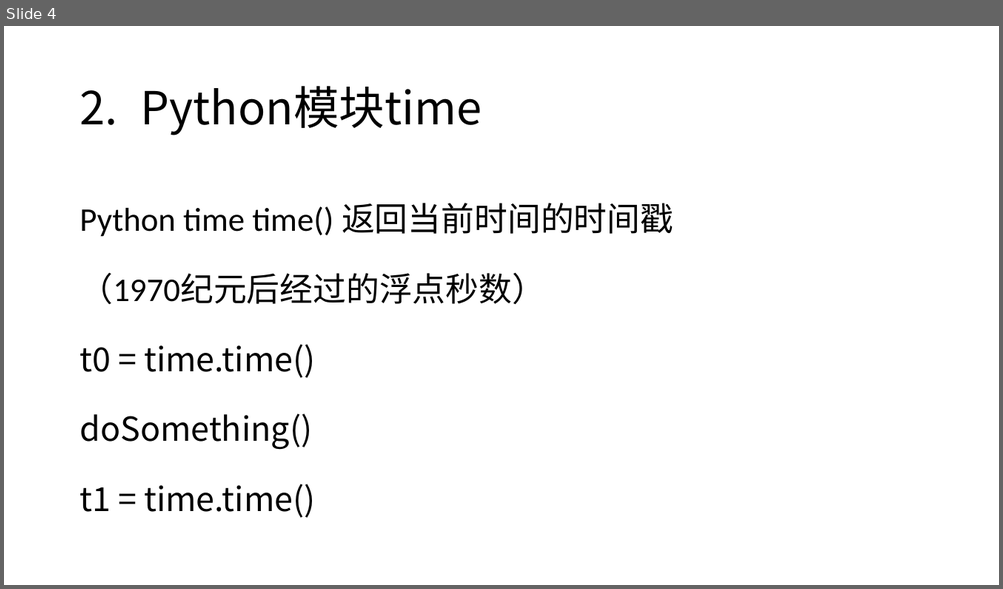
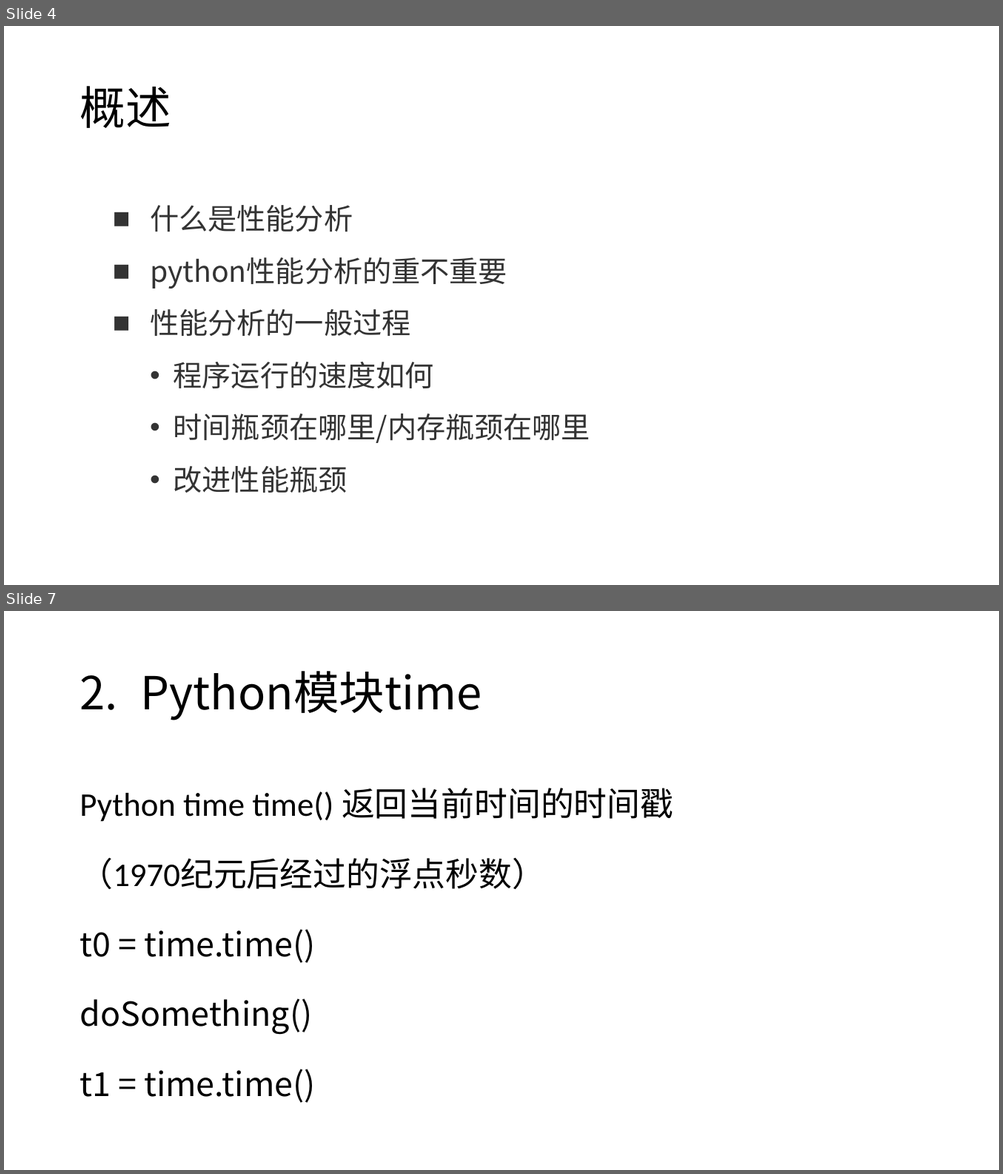
Before and after one commit to gaojiahua/python_PERF_OPT, a slide deck: Python性能分析.pptx. Shown one above the other, each under a label of ours: slide 4 before the commit, slides 4 and 7 after it; the slides between them are not shown. The pictures are 1003x589 and 1003x1174 pixels, drawn with LibreOffice and Linux fonts; fonts in the diff are those of the drawing. Boxes give left, top, right and bottom in pixels: in the first picture for what was removed or moved away, otherwise in the second. Text is boxed around its words. In the diff, an @@ line names an element or a change of style, - is before the commit and + after.

```diff
--- a/Python性能分析.pptx
+++ b/Python性能分析.pptx
@@ slide 4 added at [4,26,999,585], background #FFFFFF @@
@@ title added at [79,86,170,128], 44 pt, text #000000 @@
+概述
@@ text added at [150,205,590,493], 28 pt, text #333333 @@
+■ 什么是性能分析
+■ python性能分析的重不重要
+■ 性能分析的一般过程
+  • 程序运行的速度如何
+  • 时间瓶颈在哪里/内存瓶颈在哪里
+  • 改进性能瓶颈
@@ what was slide 4 is now slide 7 @@
```
Also in this commit, not shown: 4 slides changed, 6 other slides added, 6 other files.
